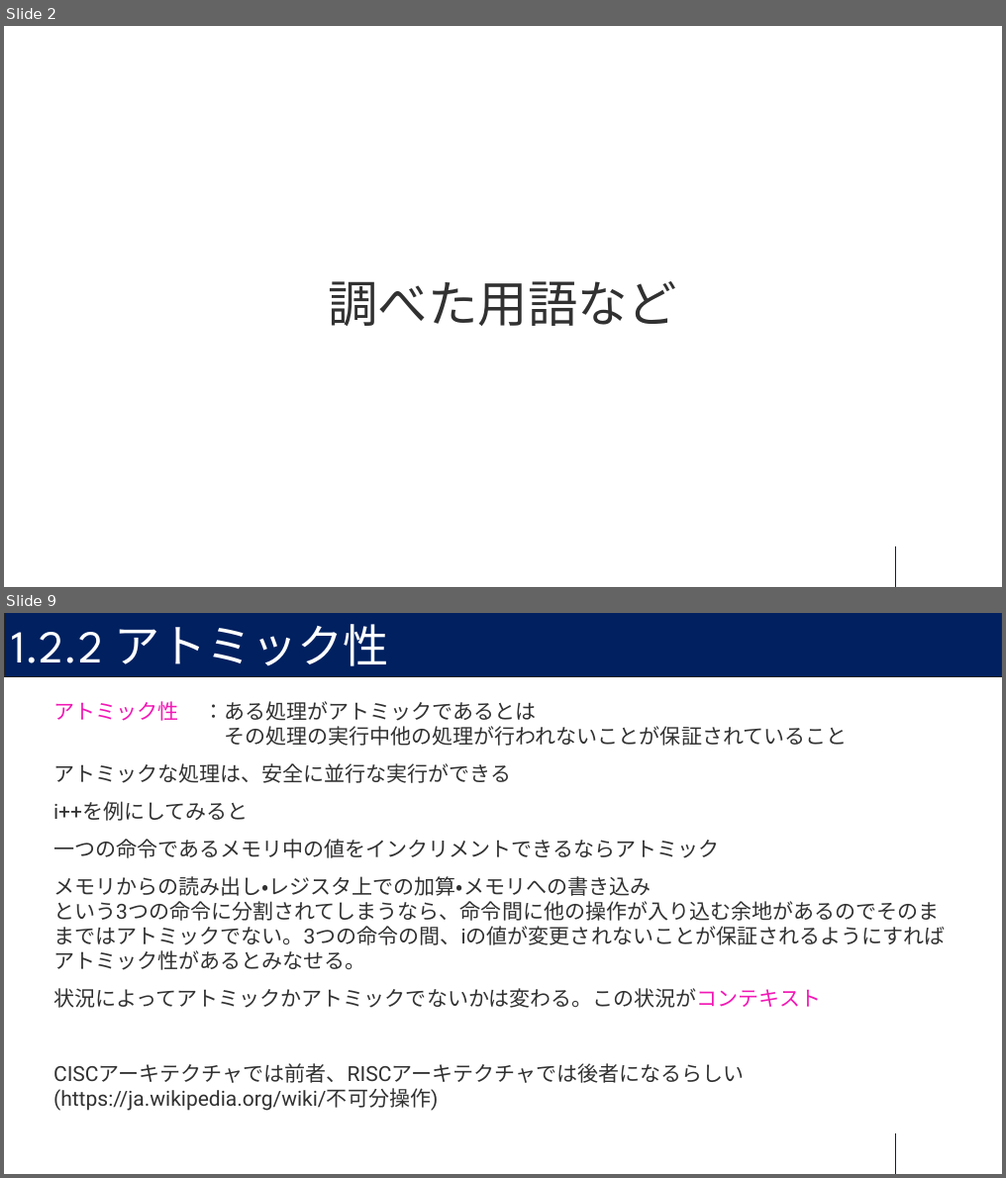
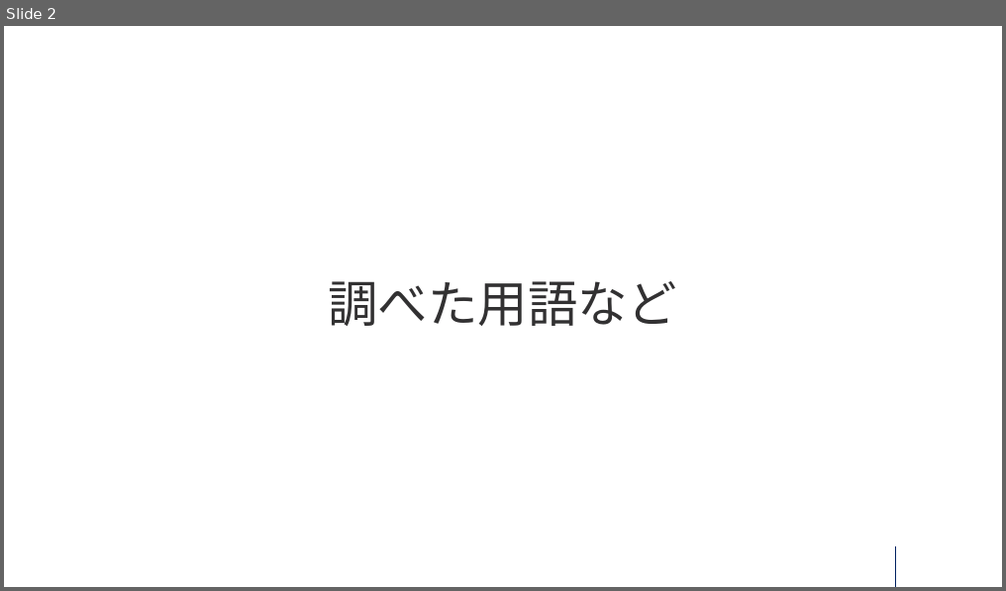
Before and after one commit to cc-pine/concurrency-in-go, a slide deck: sec3/Go_go_3.pptx. Shown one above the other, each under a label of ours: slides 2 and 9 before the commit, slide 2 after it; the slides between them are not shown. The pictures are 1006x1178 and 1006x591 pixels, drawn with LibreOffice and Linux fonts; fonts in the diff are those of the drawing. Boxes give left, top, right and bottom in pixels: in the first picture for what was removed or moved away, otherwise in the second. Text is boxed around its words. In the diff, an @@ line names an element or a change of style, - is before the commit and + after.

```diff
--- a/sec3/Go_go_3.pptx
+++ b/sec3/Go_go_3.pptx
@@ slide 9 removed at [4, 613, 1002, 1174], background #FFFFFF; not listed: 1 template element that a slide beside it also shows @@
@@ rectangle removed at [4, 613, 1002, 676] @@
@@ title removed at [12, 624, 389, 677] @@
-1.2.2 アトミック性
@@ text removed at [54, 701, 945, 1111] @@
-アトミック性 ：ある処理がアトミックであるとは
-その処理の実行中他の処理が行われないことが保証されていること
-アトミックな処理は、安全に並行な実行ができる
-i++を例にしてみると
-一つの命令であるメモリ中の値をインクリメントできるならアトミック
-メモリからの読み出し・レジスタ上での加算・メモリへの書き込み
-という3つの命令に分割されてしまうなら、命令間に他の操作が入り込む余地があるのでそのままではアトミックでない。3つの命令の間、iの値が変更されないことが保証されるようにすればアトミック性があるとみなせる。
-状況によってアトミックかアトミックでないかは変わる。この状況がコンテキスト
-CISCアーキテクチャでは前者、RISCアーキテクチャでは後者になるらしい
-(https://ja.wikipedia.org/wiki/不可分操作)
```
Also in this commit, not shown: 2 slides changed, 1 slide added, 13 other slides removed, 7 other files.
